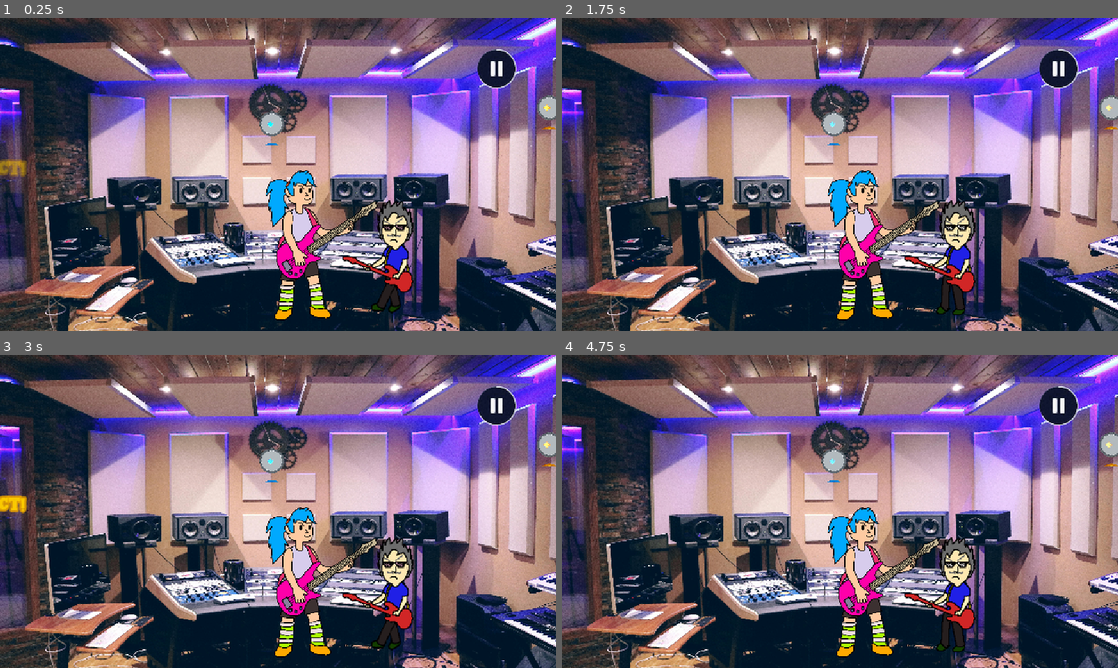
Above: before the commit, frames 1-4 (two rows, left to right).
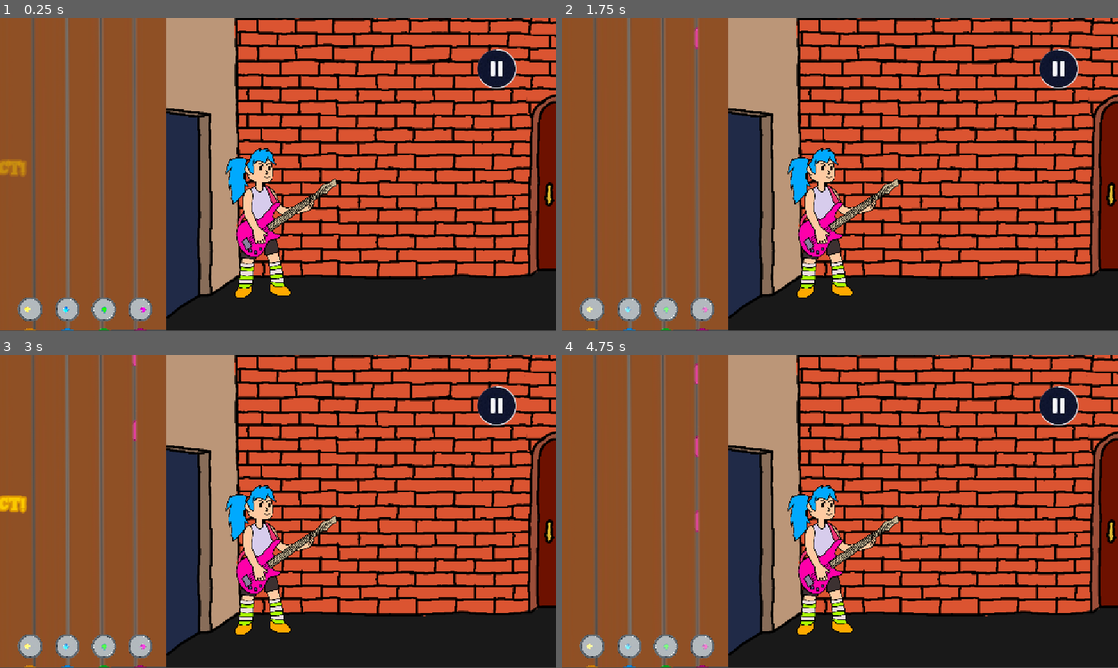
Above: after the commit, the same moments.

Repository: sofiamatosg/Wave-of-Mutilation
Game: Godot game, scene res://levels/game_level.tscn
Same seed, same stepped clock (60 frames per second), same inputs: the game is played once before the commit and once after it. Before the commit the project starts from res://levels/game_leve2l.tscn.
Inputs (mouse positions are in pixels of both pictures, inside the frame that each line leads up to):
- Up to frame 1 (0.25 s): no input
- Up to frame 2 (1.75 s): tap Enter at 0.5 s; move the mouse to (962, 158) at 0.52 s; hold F (button_right) 0.53-1.25 s; click "Restart" at 1.25 s
- Up to frame 3 (3 s): move the mouse to (166, 527) at 2.02 s; hold S (button_down) 2.03-2.75 s; click "Restart" at 2.75 s
- Up to frame 4 (4.75 s): move the mouse to (895, 442) at 3.52 s; hold F (button_right) 3.53-4.25 s; click "Restart" at 4.25 s

The runs differ from the first frame. In frame 1, 96% of the frame differs, in the area x 0-100%, y 0-100%; in frame 2, 96%; in frame 3, 96%; in frame 4, 96%.

Commit message:
Tired of this song already

Diff:
--- a/level_editor.gd
+++ b/level_editor.gd
@@ -7,10 +7,10 @@
 var level_info = {
 	"Intro" = {
 		"fk_times": "
-		[[5, 7.7, 10.3, 12.8, 15.2, 24.6, 25, 27.1, 29.1, 31.5, 34.2, 34.8, 35, 35.2, 35.4, 35.6, 35.7, 37.2, 37.4, 37.6, 37.8, 38, 39.4, 39.6, 39.8, 40, 40.2],
-		[5.1, 6.1, 6.6, 7.6, 8.2, 8.8, 9.4, 10.2, 10.8, 11.4, 11.9, 12.7,13.3, 13.9, 14.4, 15.1, 15.7, 16.3,16.9, 18, 18.6, 19.2, 20.3, 20.9, 21.5, 22.6, 23.2, 23.8, 25.5, 26.1, 27, 27.6, 28.2, 28.7, 29.2, 29.9, 30.5, 31.1, 31.6, 32.3, 32.9, 33.5],
-		[5.2, 6.2, 6.7, 7.5, 8.3, 8.9, 9.5, 10.1, 10.9, 11.5, 12,  …(168 unchanged characters)… 33.6, 38.7, 42.1, 42.3, 42.5, 42.7, 42.9],
-		[1,7.4, 10, 12.5, 14.9, 26.8, 29.4, 31.8, 34.1, 34.7, 38.9]]"
+		[[5, 7.7, 10.3, 12.8, 15.2, 24.6, 25, 27.1, 29.1, 31.5, 34.2, 34.8, 35, 35.2, 35.4, 35.6, 35.7, 37.2, 37.4, 37.6, 37.8, 38, 39.4, 39.6, 39.8, 40, 40.2, 46.3, 47.3, 48.3, 49.3, 50],
+		[5.1, 6.1, 6.6, 7.6, 8.2, 8.8, 9.4, 10.2, 10.8, 11.4, 11.9, 12.7,13.3, 13.9, 14.4, 15.1, 15.7, 16.3,16.9, 18, 18.6, 19.2, 20.3, 20.9, 21.5, 22.6, 23.2, 23.8, 25.5, 26.1, 27, 27.6, 28.2, 28.7, 29.2, 29.9, 30.5, 31.1, 31.6, 32.3, 32.9, 33.5, 44.5, 44.9, 45.4, 46.2, 47.2, 48.2, 49.2, 50.1],
+		[5.2, 6.2, 6.7, 7.5, 8.3, 8.9, 9.5, 10.1, 10.9, 11.5, 12,  …(168 unchanged characters)… 33.6, 38.7, 42.1, 42.3, 42.5, 42.7, 42.9, 44.6, 45, 45.5, 46.1, 47.1, 48.1, 50.2],
+		[1,7.4, 10, 12.5, 14.9, 26.8, 29.4, 31.8, 34.1, 34.7, 38.9, 43.5, 46, 47, 48, 49, 50.3]]"
 	}
 }
 # Called when the node enters the scene tree for the first time.
--- a/levels/game_leve2l.tscn
+++ b/levels/game_leve2l.tscn
@@ -76,6 +76,7 @@
 position = Vector2(83, 146)
 
 [node name="Enemy" parent="." instance=ExtResource("11_0gegn")]
+visible = false
 position = Vector2(660, 160)
 up_direction = Vector2(0, 1)
 script = ExtResource("12_rr06r")
--- a/objects/enemy.gd
+++ b/objects/enemy.gd
@@ -7,12 +7,16 @@
 @onready var animated_sprite_2d: AnimatedSprite2D = $AnimatedSprite2D
 
 func _ready():
+	var sprite_global = $AnimatedSprite2D.to_global(Vector2.ZERO)
 	Signals.DecreaseLife.connect(DecreaseLife)
 	await get_tree().create_timer(8.0).timeout
 	animated_sprite_2d.play("run")
+
 	var anim = $AnimationPlayer.get_animation("enemy_walk")
 	$AnimationPlayer.play("enemy_walk")
-
+	sprite_x = 660
+	sprite_global.x= 660
+	self.hide()
 	anim.loop_mode = Animation.LOOP_LINEAR
 
 func _process(delta):
@@ -22,6 +26,7 @@
 	print(sprite_global.x)
 	if sprite_global.x < 658 and sprite_global.x > 656:
 		Signals.Start.emit()
+		self.show()
 		print("CUIO")
 
 func DecreaseLife (damage: int):
--- a/objects/enemy.tscn
+++ b/objects/enemy.tscn
@@ -27,6 +27,21 @@
 
 [sub_resource type="RectangleShape2D" id="RectangleShape2D_7jlpp"]
 size = Vector2(154, 247)
+
+[sub_resource type="Animation" id="Animation_we7g8"]
+length = 0.001
+tracks/0/type = "value"
+tracks/0/imported = false
+tracks/0/enabled = true
+tracks/0/path = NodePath("HBoxContainer:position")
+tracks/0/interp = 1
+tracks/0/loop_wrap = true
+tracks/0/keys = {
+"times": PackedFloat32Array(0),
+"transitions": PackedFloat32Array(1),
+"update": 0,
+"values": [Vector2(0, 0)]
+}
 
 [sub_resource type="Animation" id="Animation_41oev"]
 resource_name = "enemy_walk"
@@ -68,21 +83,6 @@
 "values": [Vector2(0, 0), Vector2(-642, 0)]
 }
 
-[sub_resource type="Animation" id="Animation_we7g8"]
-length = 0.001
-tracks/0/type = "value"
-tracks/0/imported = false
-tracks/0/enabled = true
-tracks/0/path = NodePath("HBoxContainer:position")
-tracks/0/interp = 1
-tracks/0/loop_wrap = true
-tracks/0/keys = {
-"times": PackedFloat32Array(0),
-"transitions": PackedFloat32Array(1),
-"update": 0,
-"values": [Vector2(0, 0)]
-}
-
 [sub_resource type="AnimationLibrary" id="AnimationLibrary_3hb37"]
 _data = {
 &"RESET": SubResource("Animation_we7g8"),
@@ -94,7 +94,6 @@
 [node name="Enemy" type="CharacterBody2D"]
 
 [node name="AnimatedSprite2D" type="AnimatedSprite2D" parent="."]
-position = Vector2(-445.882, 0)
 sprite_frames = SubResource("SpriteFrames_2ld5k")
 animation = &"run"
 autoplay = "run"
@@ -113,10 +112,10 @@
 [node name="HealthBar" parent="." instance=ExtResource("2_7jlpp")]
 anchors_preset = 10
 anchor_right = 1.0
-offset_left = -446.047
-offset_top = 135.0
-offset_right = -393.047
-offset_bottom = 160.0
+offset_left = -14.0
+offset_top = 145.0
+offset_right = 39.0
+offset_bottom = 170.0
 grow_horizontal = 2
 size_flags_horizontal = 4
 script = ExtResource("3_41oev")
--- a/project.godot
+++ b/project.godot
@@ -11,7 +11,7 @@
 [application]
 
 config/name="Wave of Mutilation"
-run/main_scene="uid://rsx4v88h002y"
+run/main_scene="uid://dgnua7mp5ugd2"
 config/features=PackedStringArray("4.4", "GL Compatibility")
 config/icon="res://icon.svg"
 
Not shown: 1 places in levels/game_level2.tscn that only renumber resources
